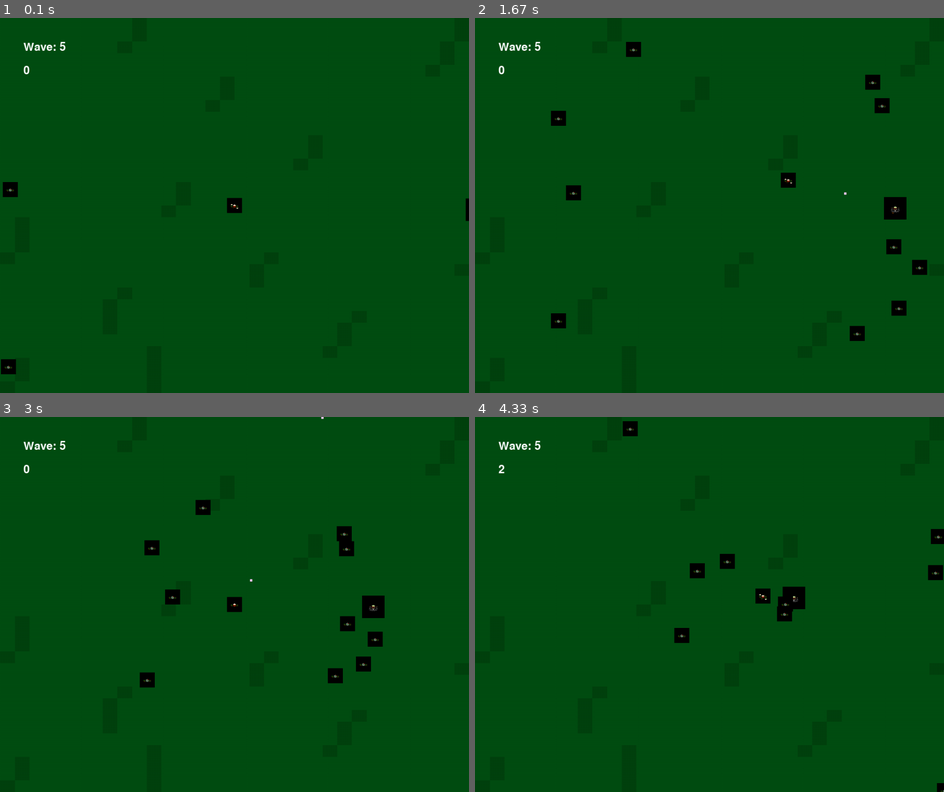
Above: before the commit, frames 1-4 (two rows, left to right).
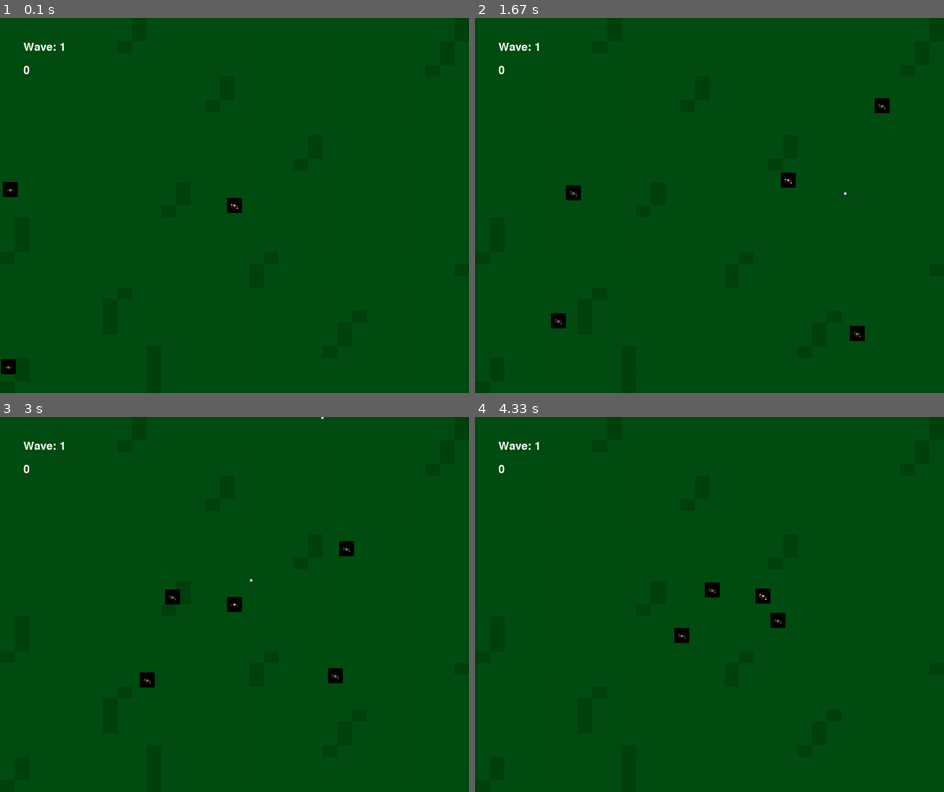
Above: after the commit, the same moments.

Repository: NotMrW/pygamesixtynine
Game: pygame game, started from main.py
Same seed, same stepped clock (60 frames per second), same inputs: the game is played once before the commit and once after it.
Inputs (mouse positions are in pixels of both pictures, inside the frame that each line leads up to):
- Up to frame 1 (0.1 s): no input
- Up to frame 2 (1.67 s): hold Right 0.33-0.8 s; hold Up 0.83-1.13 s; tap Space at 0.9, 1.23, 1.53 s; hold Right 1.17-1.63 s; move the mouse to (859, 194) at 1.2 s
- Up to frame 3 (3 s): hold Left 1.67-2.2 s; move the mouse to (121, 608) at 1.7 s; tap Space at 1.73, 2.03, 2.3, 2.63, 2.93 s; hold Down 2.23-2.53 s; move the mouse to (89, 548) at 2.27 s; hold Left 2.57-2.97 s; move the mouse to (304, 473) at 2.6 s
- Up to frame 4 (4.33 s): hold Up 3-3.37 s; move the mouse to (765, 638) at 3.03 s; tap Space at 3.07, 3.47, 3.77, 4.13 s; hold Right 3.4-4.03 s; move the mouse to (718, 477) at 3.43 s; hold Down from 4.07 s (still down); move the mouse to (540, 593) at 4.1 s

The runs differ from the first frame. In frame 1, less than 0.1% of the frame differs, in the area x 12-100%, y 6-55%; in frame 2, 1.1%; in frame 3, 1.1%; in frame 4, 1.3%, in the area x 5-100%, y 1-100%.

Commit message:
amazing commit

Diff:
--- a/enemy.py
+++ b/enemy.py
@@ -12,7 +12,7 @@
         super().__init__()
         self.game = game
         self.settings = game.settings
-        self.hp = 1
+        self.hp = 2
         spawn = random.choice(['top', 'bottom', 'left', 'right'])
         if spawn == 'top':
             self.x = random.randint(0, self.settings.screen_WIDTH)
@@ -28,7 +28,7 @@
             self.y = random.randint(0, self.settings.screen_HEIGHT)
 
         self.spritesheet = SpriteSheet(r"sprites/zombWalk.png")
-        self.sprites = self.spritesheet.get_images(0,0,32,32,1)
+        self.sprites = self.spritesheet.get_images(0,0,32,32,8)
         self.image = self.sprites[0]
 
         self.rect = self.image.get_rect()
@@ -40,7 +40,7 @@
         if player:
             if self.rect.colliderect(player.rect):
                 player.HP -= 1 #maybe we should add a damage variable?
-                self.hp -= 1
+                self.hp -= 2
 
     def knockback(self, bullet):
         self.x+= bullet.direction[0]*self.settings.KNOCKBACK_AMOUNT
--- a/item.py
+++ b/item.py
@@ -9,18 +9,19 @@
 class Medkit(pygame.sprite.Sprite):
     def __init__(self, game):
         """This will heal the PLAYER"""
+        super().__init__()
         self.game = game
         self.settings = game.settings
         self.x = 500
         self.y = 500
         self.HEAL = self.settings.medkit_HEAL
 
-        self.spritesheet = SpriteSheet(r"sprites/machete.png")
+        self.spritesheet = SpriteSheet(r"sprites/radioBig.png")
         self.sprites = self.spritesheet.get_images(0,0,32,32,1)
         self.image = self.sprites[0]
 
         self.rect = self.image.get_rect()
-        self.rect.center = (-1000,-1000)
+        self.rect.center = (500,500)
         self.rect.topleft = (500, 500)
 
         self.frame = 0
--- a/main.py
+++ b/main.py
@@ -10,6 +10,7 @@
 from enemy import Enemy
 from enemy import BigEnemy
 from bullet import Bullet
+from item import Medkit
 
 
 
@@ -46,7 +47,7 @@
         self.enemies_spawned = 0
         self.enemies_killed = 0
 
-        self.wave_number = 5
+        self.wave_number = 1
         self.wave_surface = self.font.render(f"Wave: {self.wave_number}", True, (255, 255, 255))
         self.spawn_counter = 0
         self.level_threshold = 5 + 5*self.wave_number
@@ -66,6 +67,7 @@
     def run(self):
         """"Da function to run da gaem"""
         while self.running: #we use "running" value here for loop? Huh, neat
+            print(self.player.HP)
             for event in pygame.event.get():
                 if event.type == pygame.QUIT:
                     self.running = False #We always need to be able to run from the gaem
@@ -100,6 +102,7 @@
                         self.bullets.add(bullet)
 
 
+
             bg_image = pygame.image.load('sprites\grasstile.png')
             bg_image = pygame.transform.scale(bg_image, (self.settings.screen_WIDTH, self.settings.screen_HEIGHT))
             game.screen.blit(bg_image, (0, 0))
@@ -120,7 +123,8 @@
                         self.enemies_killed+=1
                         self.score+=1
                         self.score_surface = self.font.render(str(self.score), True, (255, 255, 255))
-
+                        if random.random() <= 0.02:
+                            self.medkits.add(medkit)
 
             if bullet_bigenemy_collisions: #if bullets collided with Big Bois...
                 total_enemies_hit = list(bullet_bigenemy_collisions.values())[0] #fill a list with big enemy collisions' values
@@ -140,9 +144,13 @@
                 bullet.draw(self) #Draw moar bullet
                 bullet.update() #Updates them there bullets
 
+            for medkit in self.medkits:
+                medkit.draw(self)
+                medkit.heal_player(self.player)
 
             enemy = Enemy(self)
             big_enemy = BigEnemy(self)
+            medkit = Medkit(self)
 
             self.player.update() #update the player, mainly its position, tho
             self.player.blit(self) #draw the player
@@ -165,14 +173,18 @@
             if random.random() >self.settings.spawnrate and self.enemies_spawned < self.level_threshold: #if the Gambler is lucky...
                 self.enemies.add(enemy) #add the cannon fodder
                 self.enemies_spawned += 1 #add to the valuse of enemies spawned [DEBUGGING]
+
+
             for enemy in self.enemies: #Gotta check the WHOLE DAMN LIST OF ENEMIES
                 #if random.random() < self.settings.ENEMY_FLASH_RATE:
                 enemy.draw(self)
                 enemy.update(self.player) #update those little shits
                 enemy.check_collide(self.player)
                 if enemy.hp <= 0:
-                        enemy.kill()
-                        self.enemies_killed+=1
+                    enemy.kill()
+                    self.enemies_killed+=1
+            if self.player.HP > 50:
+                self.player.HP = 50
             if self.player.HP <= 0:
                 self.screen.fill("black")
                 self.screen.blit(self.death_surface, (self.settings.screen_WIDTH//2.25,self.settings.screen_HEIGHT//2))
